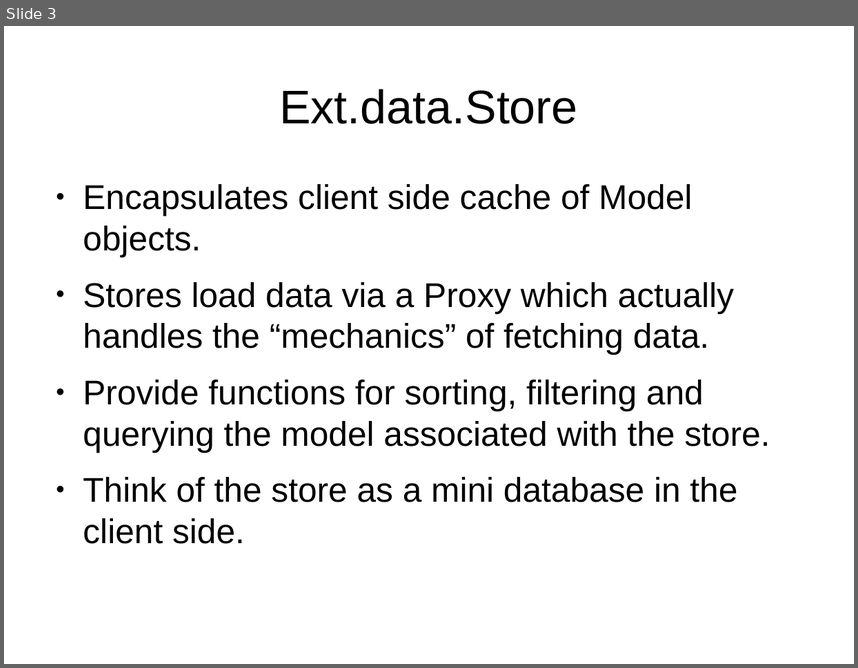
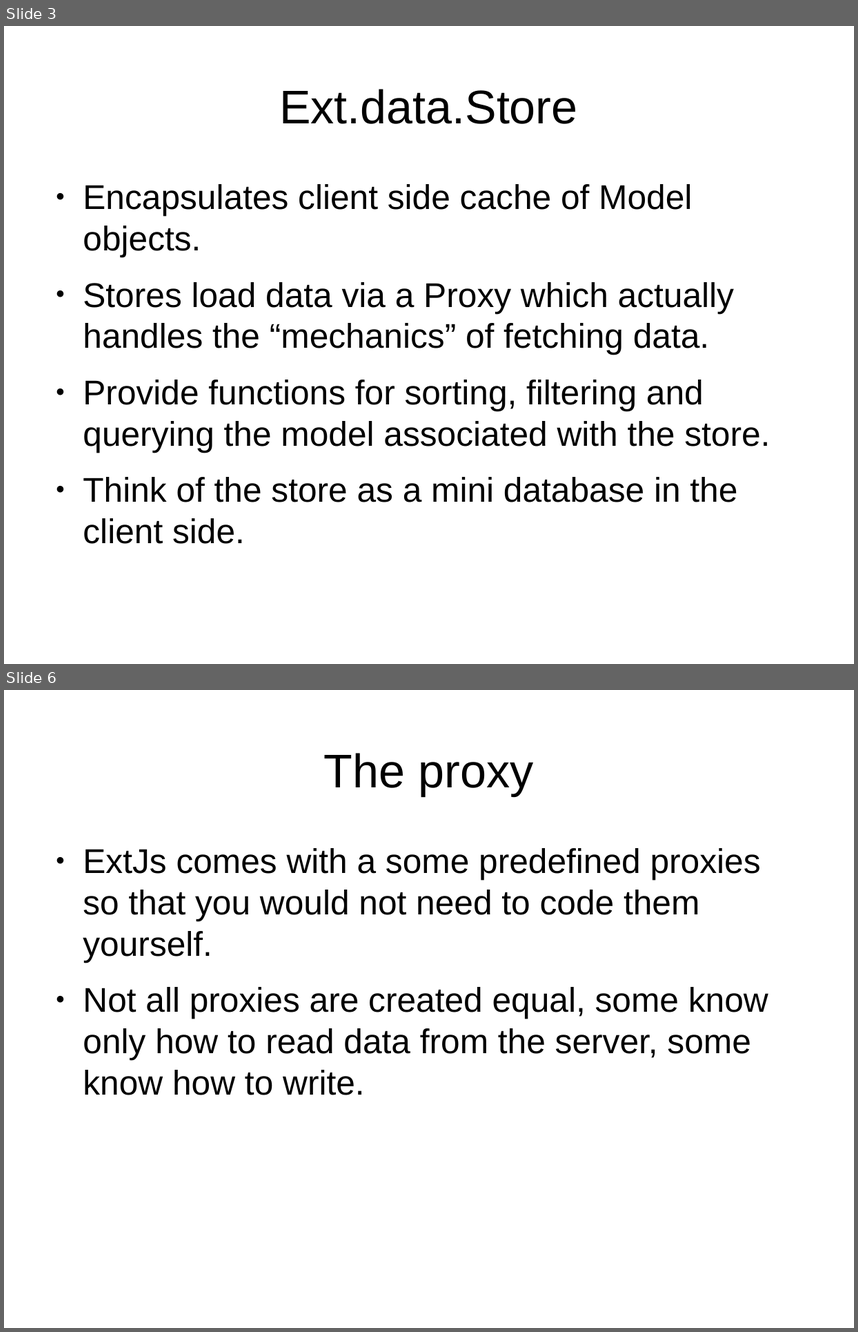
Before and after one commit to veltzer/demos, a slide deck: javascript/extjs/doc/extjs_data.odp. Shown one above the other, each under a label of ours: slide 3 before the commit, slides 3 and 6 after it; the slides between them are not shown. The pictures are 858x668 and 858x1332 pixels, drawn with LibreOffice and Linux fonts; fonts in the diff are those of the drawing. Boxes give left, top, right and bottom in pixels: in the first picture for what was removed or moved away, otherwise in the second. Text is boxed around its words. In the diff, an @@ line names an element or a change of style, - is before the commit and + after.

```diff
--- a/javascript/extjs/doc/extjs_data.odp
+++ b/javascript/extjs/doc/extjs_data.odp
@@ slide 6 added at box(4, 690, 854, 1328), background #FFFFFF @@
@@ title added at box(324, 753, 533, 796), 44 pt, text #000000 @@
+The proxy
@@ text added at box(83, 848, 769, 1095), 32 pt, text #000000 @@
+● ExtJs comes with a some predefined proxies so that you would not need to code them yourself.
+● Not all proxies are created equal, some know only how to read data from the server, some know how to write.
```
Also in this commit, not shown: 2 other slides added, 2 other files.
